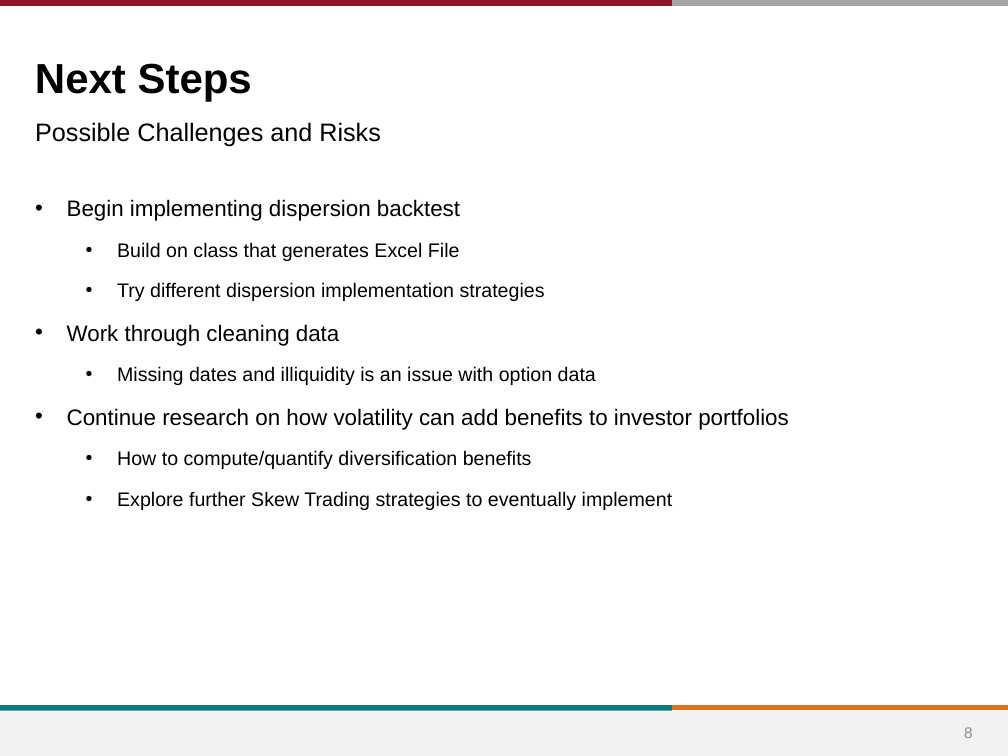
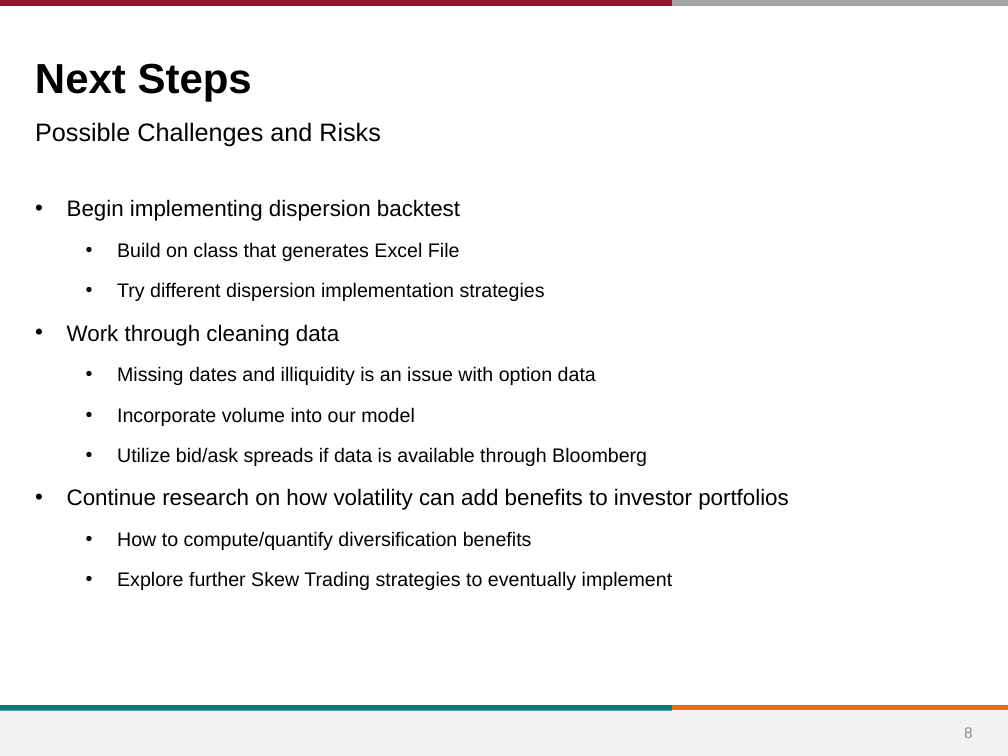
Before and after one commit to greggiordano12/MGT-411, a slide deck: slide 8 of Proposal/Options_Update1.pptx. Drawn at 1008x756 pixels with LibreOffice and Linux fonts; fonts in the diff are those of the drawing; background and template pictures are left out. Boxes give left, top, right and bottom in pixels: in the first picture for what was removed or moved away, otherwise in the second. Text is boxed around its words. In the diff, an @@ line names an element or a change of style, - is before the commit and + after.

```diff
--- a/Proposal/Options_Update1.pptx
+++ b/Proposal/Options_Update1.pptx
@@ text at box(117, 407, 647, 466): paragraphs added @@
+  • Incorporate volume into our model
+  • Utilize bid/ask spreads if data is available through Bloomberg
```
Also in this commit, not shown: 2 other slides changed, 4 other files.
